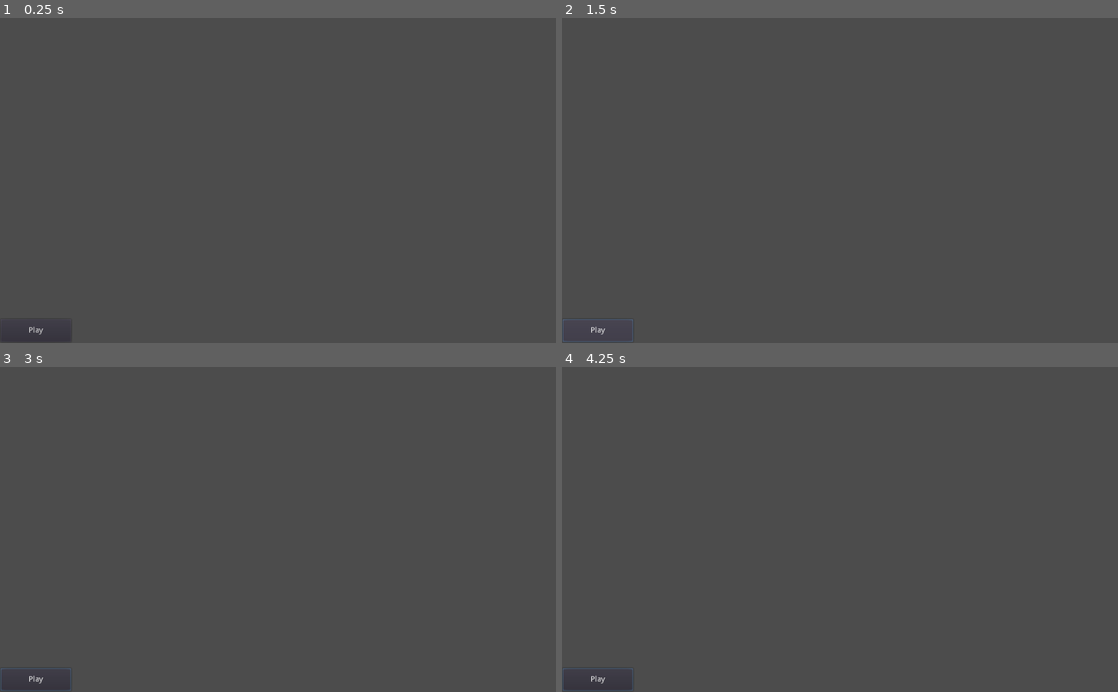
Above: before the commit, frames 1-4 (two rows, left to right).
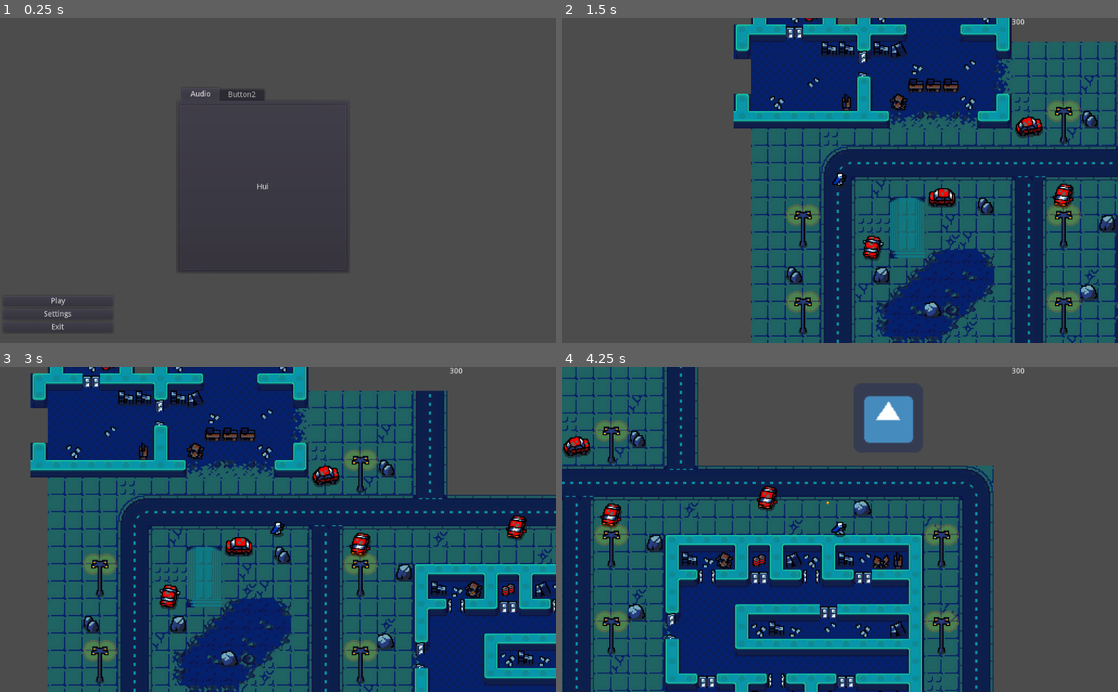
Above: after the commit, the same moments.

Repository: Blinc13/2D-Shoter
Game: Godot game, scene res://Scenes/Another/MainMenu.tscn
Same seed, same stepped clock (60 frames per second), same inputs: the game is played once before the commit and once after it. The engine's default icon, where the game draws it, is replaced by a stand-in: a white triangle on a blue panel in a dark square.
Inputs (mouse positions are in pixels of both pictures, inside the frame that each line leads up to):
- Up to frame 1 (0.25 s): no input
- Up to frame 2 (1.5 s): click (617, 313) at 0.5 s, where only the run after the commit has a clickable "Settings"; click "Play" at 1.25 s
- Up to frame 3 (3 s): click (33, 679) at 2 s, where only the run before the commit has a clickable "Play"; tap Enter at 2.75 s; move the mouse to (400, 513) at 2.77 s; hold D (Right) from 2.78 s (still down); hold Shift (Dash) from 2.78 s (still down)
- Up to frame 4 (4.25 s): move the mouse to (728, 545) at 3.52 s; release D (Right) at 3.53 s; release Shift (Dash) at 3.53 s; hold S (Down) from 3.53 s (still down); click (728, 545) at 3.6 s

The runs differ from the first frame. In frame 1, 0.9% of the frame differs, in the area x 0-63%, y 22-100%; in frame 2, 65%; in frame 3, 82%, in the area x 0-100%, y 0-100%; in frame 4, 63%.

Commit message:
Add btns

Diff:
--- a/Scenes/Another/MainMenu.tscn
+++ b/Scenes/Another/MainMenu.tscn
@@ -10,18 +10,73 @@
 "_edit_use_anchors_": false
 }
 
-[node name="Button" type="Button" parent="."]
-anchor_left = 0.001
-anchor_top = 0.927
-anchor_right = 0.128
-anchor_bottom = 1.0
-margin_left = -0.024
-margin_top = -0.200012
-margin_right = -0.0720062
-margin_bottom = -2.0
+[node name="VBoxContainer" type="VBoxContainer" parent="."]
+anchor_left = 0.002
+anchor_top = 0.873
+anchor_right = 0.196
+anchor_bottom = 1.017
+margin_left = 3.952
+margin_top = -62.8
+margin_right = 8.29599
+margin_bottom = 23.7999
+alignment = 1
+__meta__ = {
+"_edit_use_anchors_": false
+}
+
+[node name="PlayBtn" type="Button" parent="VBoxContainer"]
+margin_top = 52.0
+margin_right = 203.0
+margin_bottom = 72.0
 text = "Play"
 __meta__ = {
 "_edit_use_anchors_": false
 }
 
-[connection signal="pressed" from="Button" to="." method="_on_Button_pressed"]
+[node name="SettingsBtn" type="Button" parent="VBoxContainer"]
+margin_top = 76.0
+margin_right = 203.0
+margin_bottom = 96.0
+text = "Settings"
+
+[node name="ExitBtn" type="Button" parent="VBoxContainer"]
+margin_top = 100.0
+margin_right = 203.0
+margin_bottom = 120.0
+text = "Exit"
+
+[node name="TabContainer" type="TabContainer" parent="."]
+anchor_left = 0.319
+anchor_top = 0.243
+anchor_right = 0.627
+anchor_bottom = 0.782
+margin_left = 0.343994
+margin_top = -16.8
+margin_right = -0.0480347
+margin_bottom = -0.200043
+tab_align = 0
+__meta__ = {
+"_edit_use_anchors_": false
+}
+
+[node name="Audio" type="Button" parent="TabContainer"]
+anchor_right = 1.0
+anchor_bottom = 1.0
+margin_left = 4.0
+margin_top = 24.0
+margin_right = 8.0
+margin_bottom = 16.0
+text = "Hui"
+
+[node name="Button2" type="Button" parent="TabContainer"]
+anchor_right = 1.0
+anchor_bottom = 1.0
+margin_left = 4.0
+margin_top = 24.0
+margin_right = -182.0
+margin_bottom = -63.0
+text = "Huii"
+
+[connection signal="pressed" from="VBoxContainer/PlayBtn" to="." method="_on_PlayBtn_pressed"]
+[connection signal="pressed" from="VBoxContainer/SettingsBtn" to="." method="_on_SettingsBtn_pressed"]
+[connection signal="pressed" from="VBoxContainer/ExitBtn" to="." method="_on_ExitBtn_pressed"]
